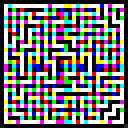
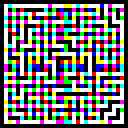
Layers edited between the first and the second 128×128 image:
added group "Space (id1=slope: var= n,e,s,w)" (addition) with 10 layers above "soild walls" over [0, 0, 128, 128]
added layer "Top id(0,16,32,ect)" (addition) in group "Space (id1=slope: var= n,e,s,w)" over [0, 4, 4, 8]
added layer "Top floor(1)/ceil(2)/both(3)" (addition) in group "Space (id1=slope: var= n,e,s,w)" over [0, 0, 128, 128]
added layer "Mid id(0,16,32,ect)" (addition) in group "Space (id1=slope: var= n,e,s,w)" over [0, 4, 4, 8]
added layer "Mid floor(1)/ceil(2)/both(3)" (addition) in group "Space (id1=slope: var= n,e,s,w)" over [0, 0, 128, 128]
added layer "Bottom id(0,16,32,ect)" (addition) in group "Space (id1=slope: var= n,e,s,w)" over [4, 0, 8, 4]
added layer "Bottom var(0,4,8,12)" (addition) in group "Space (id1=slope: var= n,e,s,w)" over [4, 0, 8, 4]
added layer "Bottom floor(1)/ceil(2)/both(3)" (addition) in group "Space (id1=slope: var= n,e,s,w)" over [0, 0, 128, 128]
added layer "space copy" in group "Space (id1=slope: var= n,e,s,w)" over [0, 0, 128, 128]
removed group "Openings" (6 layers) over [0, 0, 128, 128]
removed layer "mesh_test" (was addition) from group "Openings" over [0, 124, 128, 128]
removed layer "variation_test" (was addition) from group "Openings" over [0, 0, 128, 128]
removed layer "test inner ceil" (was addition) from group "Openings" over [4, 4, 124, 124]
removed layer "ceil" (was addition) from group "Openings" over [0, 0, 128, 128]
removed layer "floor" (was addition) from group "Openings" over [0, 0, 124, 124]
renamed "base" to "wall_base", moved it into group "soild walls" over [0, 0, 128, 128]
